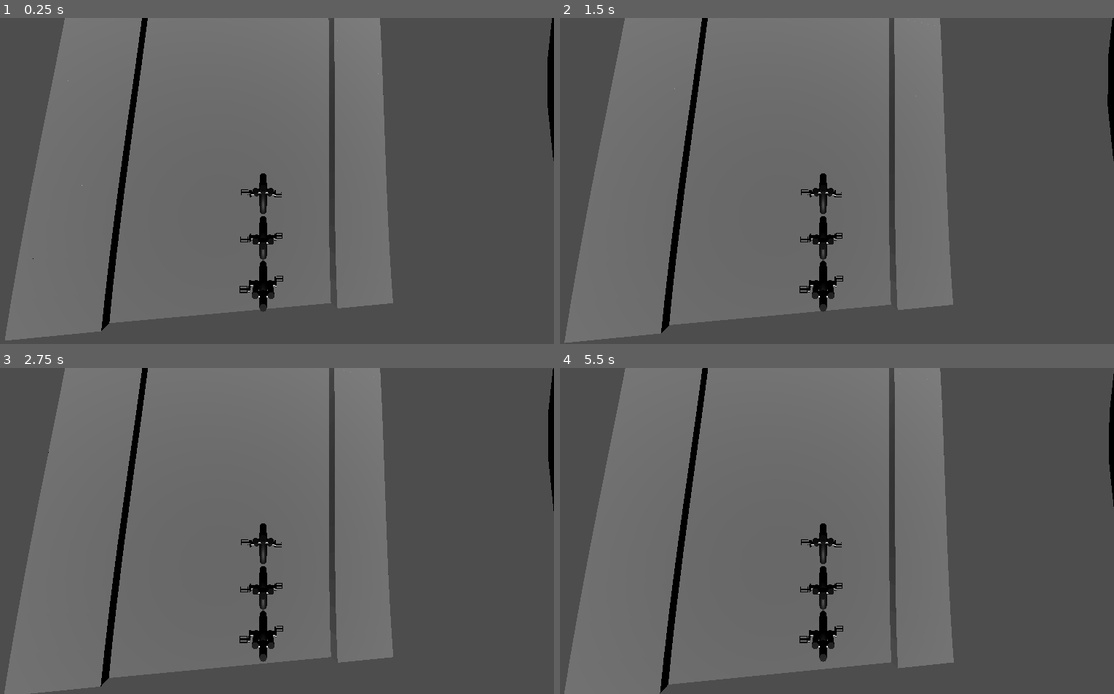
Above: before the commit, frames 1-4 (two rows, left to right).
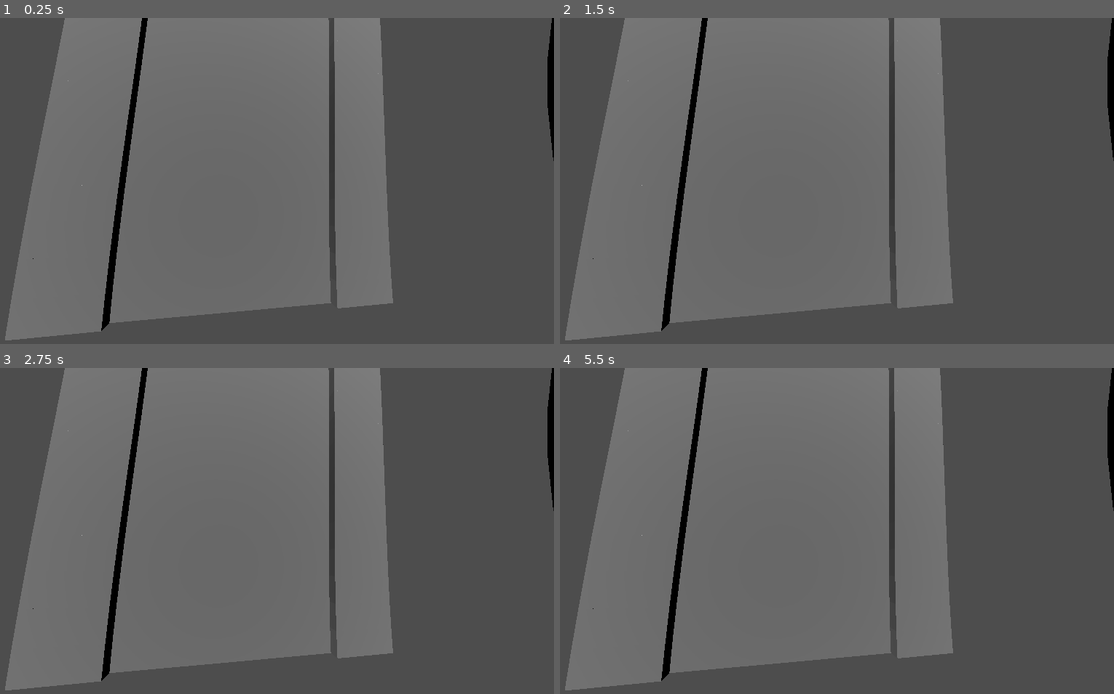
Above: after the commit, the same moments.

Repository: maxrchung/ride_in_the_rain
Game: Godot game, scene res://maps/test_map.tscn
Same seed, same stepped clock (60 frames per second), same inputs: the game is played once before the commit and once after it.
Inputs (mouse positions are in pixels of both pictures, inside the frame that each line leads up to):
- Up to frame 1 (0.25 s): no input
- Up to frame 2 (1.5 s): tap Enter at 0.5 s; move the mouse to (953, 164) at 0.52 s; tap Space (crash) at 0.6, 1.35 s; move the mouse to (709, 197) at 1.27 s
- Up to frame 3 (2.75 s): move the mouse to (321, 459) at 2.02 s; tap Space (crash) at 2.1 s
- Up to frame 4 (5.5 s): move the mouse to (792, 596) at 2.77 s; tap Space (crash) at 2.85, 3.5, 3.6, 4.35, 5.1 s; move the mouse to (997, 579) at 3.52 s; move the mouse to (648, 482) at 4.27 s; move the mouse to (853, 531) at 5.02 s

The runs differ from the first frame. In frame 1, 1.0% of the frame differs, in the area x 43-52%, y 47-91%; in frame 2, 1.4%; in frame 3, 2.1%; in frame 4, 3.4%, in the area x 0-100%, y 0-100%.

Commit message:
add in client server interaction

Diff:
--- a/game.gd
+++ b/game.gd
@@ -1,5 +1,6 @@
 extends Node
 
+var map_scene = preload("res://maps/test_map.tscn")
 
 # Called when the node enters the scene tree for the first time.
 func _ready():
@@ -10,6 +11,8 @@
 	multiplayer.connected_to_server.connect(_on_connected_ok)
 	multiplayer.connection_failed.connect(_on_connected_fail)
 	multiplayer.server_disconnected.connect(_on_server_disconnected)
+	var map_instance = map_scene.instantiate()
+	add_child(map_instance)
 
 func _on_player_connected(id):
 	if multiplayer.is_server():
--- a/scripts/bicycle.gd
+++ b/scripts/bicycle.gd
@@ -12,13 +12,19 @@
 var biker_res = preload("res://gameobjects/biker.tscn")
 var forward_vector = Vector3.ZERO
 
+
 # Called when the node enters the scene tree for the first time.
 func _ready():
-
-	add_bikers(3)
+	var playerCount = 3
+	if multiplayer.has_multiplayer_peer():
+		playerCount = GlobalCrap.players.size()
+	add_bikers(playerCount)
 
 # Called every frame. 'delta' is the elapsed time since the previous frame.
 func _process(delta):
+	if multiplayer.has_multiplayer_peer() and !multiplayer.is_server():
+		return
+
 	forward_vector = get_global_transform().basis.z
 	if Input.is_action_just_pressed("crash"):
 		crash()
@@ -36,9 +42,21 @@
 	if(current_velocity < 0):
 		current_velocity = 0
 
+	if multiplayer.has_multiplayer_peer():
+		update_bicycle.rpc(position, rotation)
+
+@rpc
+func update_bicycle(new_position, new_rotation):
+	position = new_position
+	rotation = new_rotation
+
 func add_bikers(amt):
 	for i in amt:
 		var biker_instance = biker_res.instantiate()
+
+		if multiplayer.has_multiplayer_peer():
+			biker_instance.peer_id = GlobalCrap.players[i]
+
 		add_child(biker_instance)
 		biker_instance.freeze = true
 		var biker_pos = Vector3.ZERO
--- a/scripts/biker.gd
+++ b/scripts/biker.gd
@@ -6,15 +6,21 @@
 var current_lean = 0
 var current_force = 0
 
+# This is assigned a unique peer ID on multiplayer connection
+var peer_id = 0
+
 # Called when the node enters the scene tree for the first time.
 func _ready():
 	pass # Replace with function body.
 
 # Called every frame. 'delta' is the elapsed time since the previous frame.
 func _process(_delta):
+	if multiplayer.has_multiplayer_peer() and multiplayer.get_unique_id() != peer_id:
+		return
+
 	var mouse_pos = get_viewport().get_mouse_position()
 	var mouse_vel = get_viewport().get_visible_rect().size/2 - mouse_pos
-	Input.warp_mouse(get_viewport().get_visible_rect().size/2)
+	#Input.warp_mouse(get_viewport().get_visible_rect().size/2)
 	current_lean = -mouse_vel.x
 	if(current_lean >= 0):
 		if(current_lean > max_lean):
@@ -31,3 +37,11 @@
 	else:
 		if(current_force < 0):
 			current_force = 0
+
+	if multiplayer.has_multiplayer_peer():
+		update_biker.rpc_id(1, current_lean, current_force)
+
+@rpc("any_peer", "call_local")
+func update_biker(lean, force):
+	current_lean = lean
+	current_force = force
Not shown: 1 places in gameobjects/biker.tscn that only renumber resources
Not shown: 1 places in maps/test_map.tscn that only renumber resources
